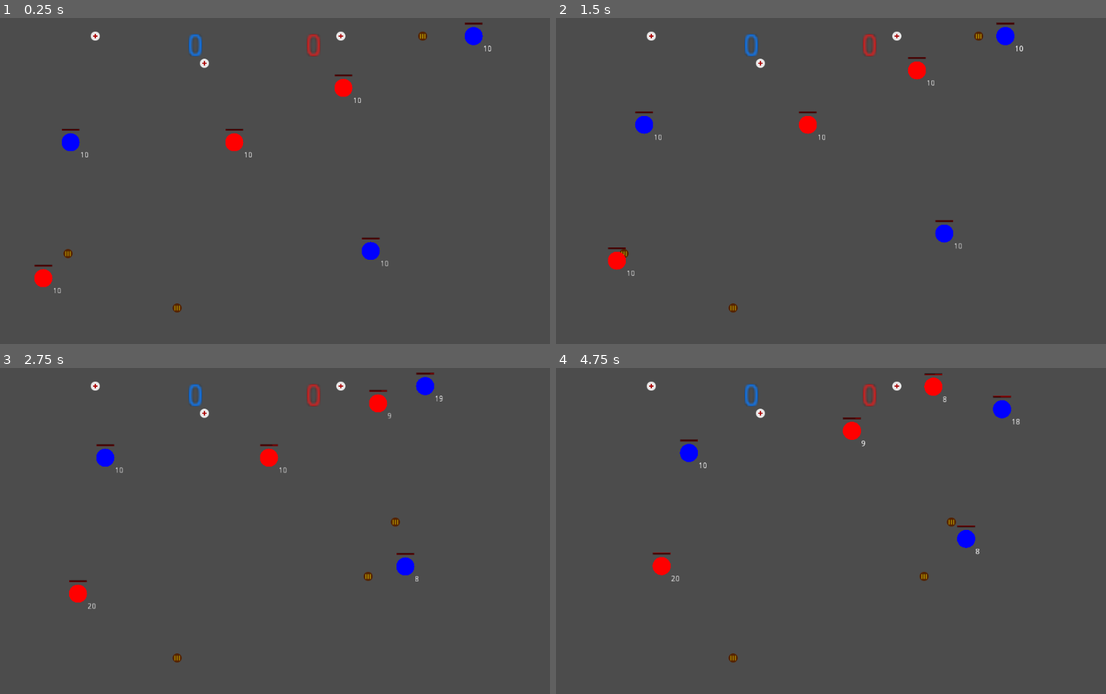
Above: before the commit, frames 1-4 (two rows, left to right).
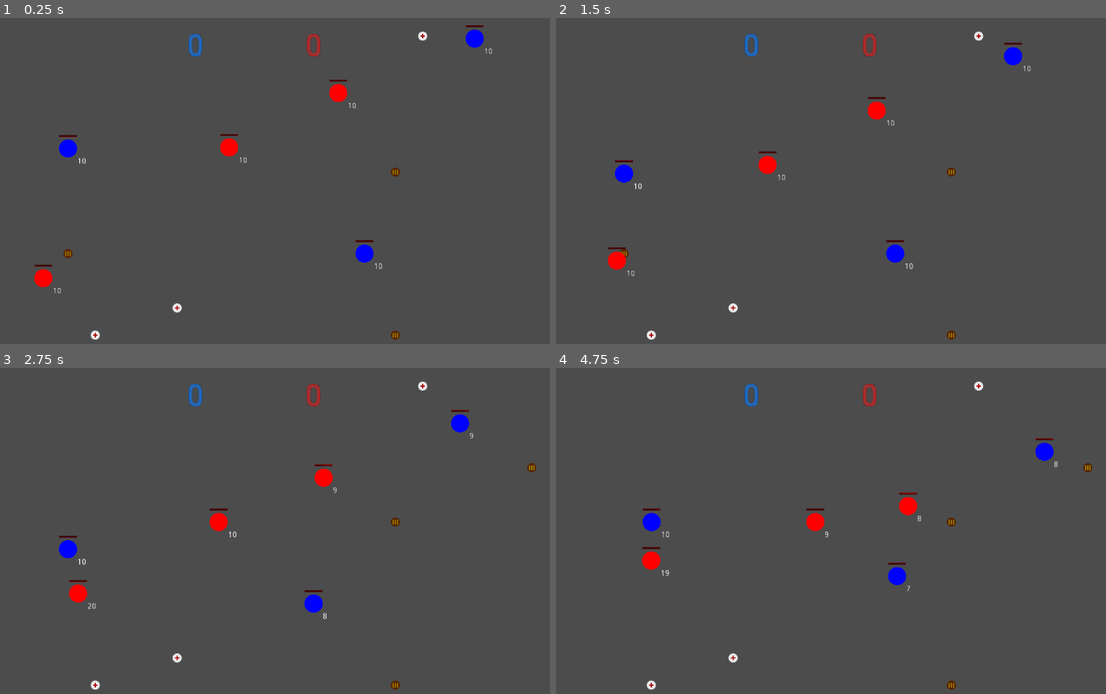
Above: after the commit, the same moments.

Repository: Nabiz/ZombieGameAI
Game: Godot game, scene res://Main.tscn
Same seed, same stepped clock (60 frames per second), same inputs: the game is played once before the commit and once after it.
Inputs:
- Up to frame 1 (0.25 s): no input
- Up to frame 2 (1.5 s): no input
- Up to frame 3 (2.75 s): no input
- Up to frame 4 (4.75 s): no input

The runs differ from the first frame. In frame 1, 1.2% of the frame differs, in the area x 10-90%, y 1-99%; in frame 2, 2.1%; in frame 3, 2.2%; in frame 4, 2.5%, in the area x 15-98%, y 1-99%.

Commit message:
.

Diff:
--- a/BotShooter/Bot.gd
+++ b/BotShooter/Bot.gd
@@ -106,8 +106,8 @@
 	if vertex == null:
 		initialize()
 	if destination:
-		if position.distance_to(destination) < 5:
-			#position = destination
+		if position.distance_to(destination) < 2:
+			position = destination
 			vertex = destination_id
 
 			check_pickup()
--- a/BotShooter/Bot.tscn
+++ b/BotShooter/Bot.tscn
@@ -49,7 +49,7 @@
 z_index = -1
 
 [node name="RespawnTimer" type="Timer" parent="."]
-wait_time = 2.0
+wait_time = 5.0
 one_shot = true
 
 [connection signal="timeout" from="ShootTimer" to="." method="_on_ShootTimer_timeout"]
--- a/BotShooter/Main.gd
+++ b/BotShooter/Main.gd
@@ -14,11 +14,26 @@
 func _process(delta):
 	if len(Utils.aids) < 3:
 		var v = Utils.graph.vertices[randi() % len(Utils.graph.vertices)]
+		var is_checking = true
+		while is_checking:
+			v = Utils.graph.vertices[randi() % len(Utils.graph.vertices)]
+			is_checking = false
+			for bot in Utils.bots:
+				if v.position.distance_squared_to(bot.position) < 10000:
+					is_checking = true
 		v.change_info("aid")
 		if not v in Utils.aids:
 			Utils.aids.append(v)
+
 	if len(Utils.bullets) < 3:
-		var v2 = Utils.graph.vertices[randi() % len(Utils.graph.vertices)]
-		v2.change_info("bullet")
-		if not v2 in Utils.bullets:
-			Utils.bullets.append(v2)
+		var v = Utils.graph.vertices[randi() % len(Utils.graph.vertices)]
+		var is_checking = true
+		while is_checking:
+			v = Utils.graph.vertices[randi() % len(Utils.graph.vertices)]
+			is_checking = false
+			for bot in Utils.bots:
+				if v.position.distance_squared_to(bot.position) < 10000:
+					is_checking = true
+		v.change_info("bullet")
+		if not v in Utils.bullets:
+			Utils.bullets.append(v)
